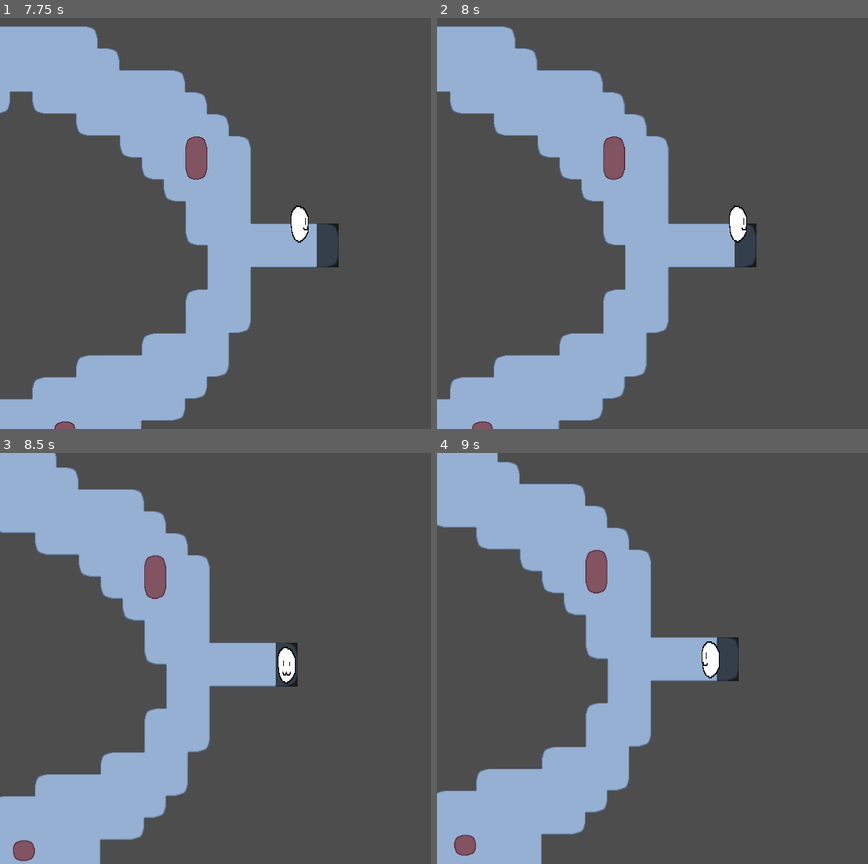
Above: before the commit, frames 1-4 (two rows, left to right).
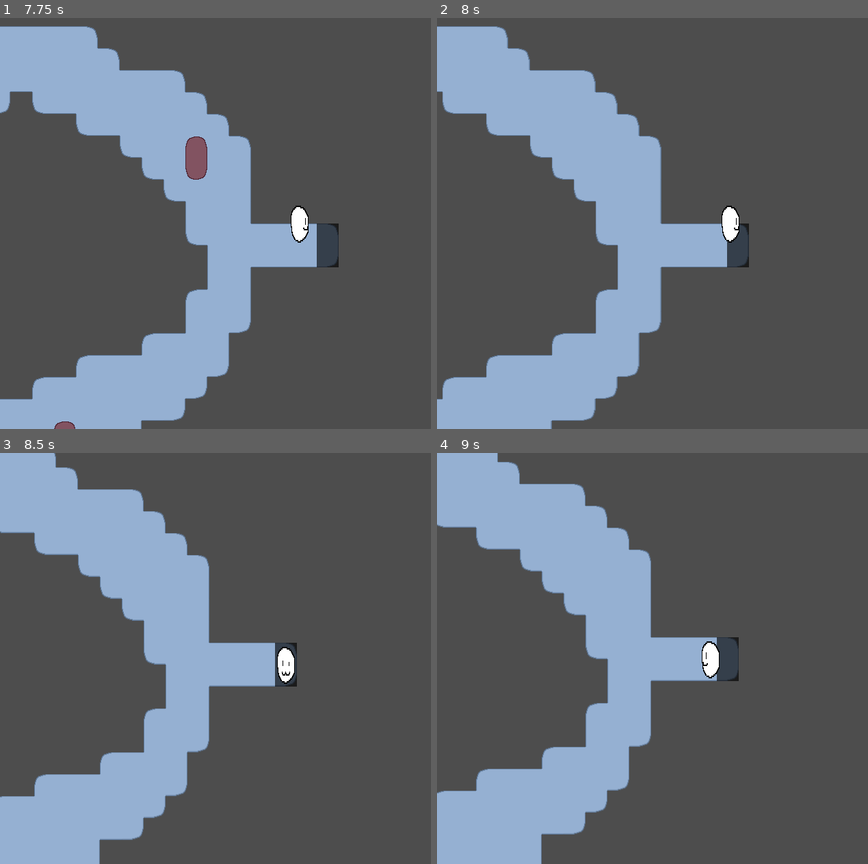
Above: after the commit, the same moments.

Repository: RubeculaBee/dream-catcher
Game: Godot game, scene res://Scenes/Gameobjects/game.tscn
Same seed, same stepped clock (60 frames per second), same inputs: the game is played once before the commit and once after it.
Inputs:
- Up to frame 1 (7.75 s): tap Enter at 0.5 s; hold Right (right) 0.53-1.28 s; hold Down (down) 1.28-2.03 s; hold Right (right) 2.03-2.78 s; hold Up (up) 2.78-3.53 s; hold Left (left) 3.53-5.03 s; hold Down (down) 5.03-5.78 s; hold Right (right) 5.78-6.53 s; hold Up (up) 6.53-7.28 s; hold Right (right) from 7.28 s (still down)
- Up to frame 2 (8 s): keep holding Right (right)
- Up to frame 3 (8.5 s): release Right (right) at 8.03 s; hold Down (down) from 8.03 s (still down)
- Up to frame 4 (9 s): release Down (down) at 8.78 s; hold Left (left) from 8.78 s (still down)

Frame 1 is identical in both runs. In frame 2, 4.5% of the frame differs, in the area x 1-75%, y 2-100%; in frame 3, 1.3%; in frame 4, 0.7%.

Commit message:
implemented swapping rooms (partially)

Diff:
--- a/Scripts/game_manager.gd
+++ b/Scripts/game_manager.gd
@@ -31,3 +31,12 @@
 
 func _on_transition(transition: ScreenTransition):
 	print("Entered:", transition.id)
+	var current_room: Node = get_node("Rooms").get_child(0)
+	var next_room: Node = transition.next_screen.instantiate()
+
+	player.reparent(next_room)
+	terrain = next_room.get_node("Terrain Tile Map")
+	screen_transitions = next_room.get_node("Screen Transitions").get_children()
+
+	current_room.add_sibling.call_deferred(next_room)
+	current_room.queue_free()
